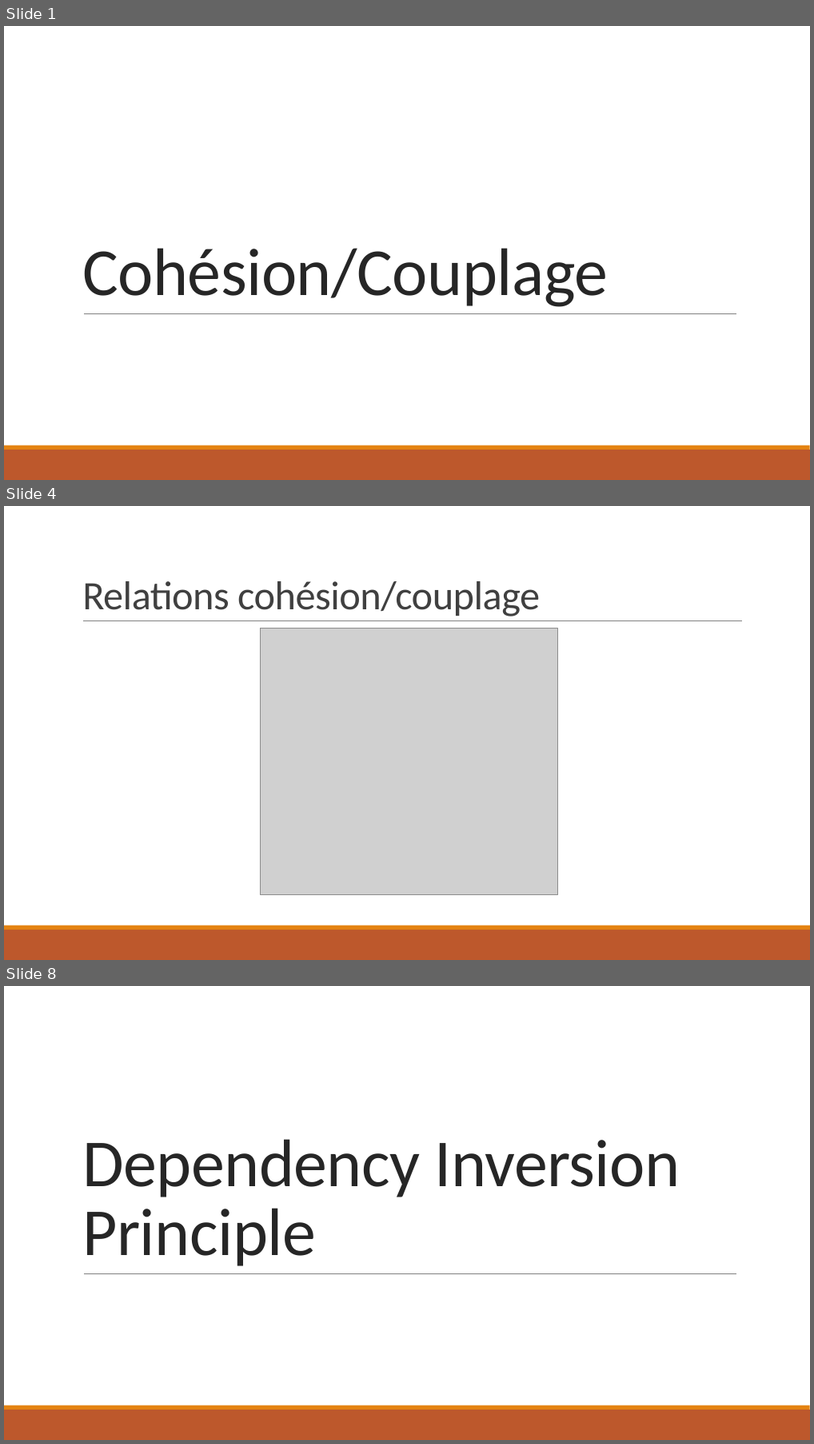
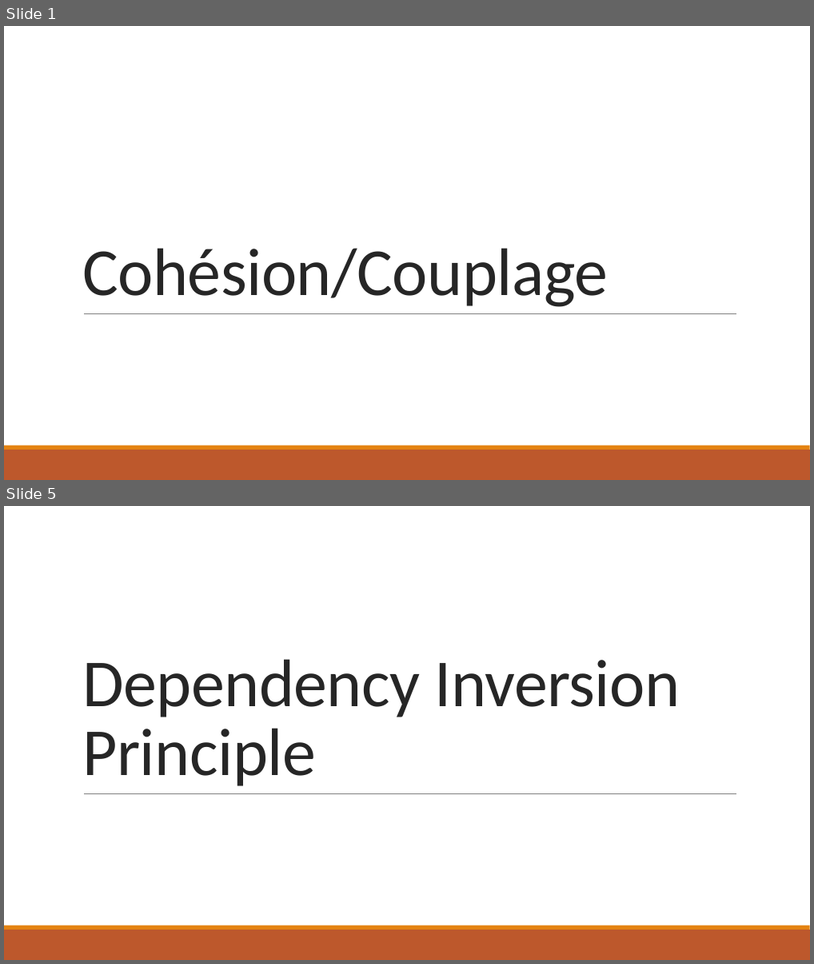
Before and after one commit to JeanFulbert/SolidPresentation, a slide deck: SOLID - 4 DIP.pptx. Shown one above the other, each under a label of ours: slides 1, 4 and 8 before the commit, slides 1 and 5 after it; the slides between them are not shown. The pictures are 814x1444 and 814x964 pixels, drawn with LibreOffice and Linux fonts; fonts in the diff are those of the drawing; grey boxes stand for pictures. Boxes give left, top, right and bottom in pixels: in the first picture for what was removed or moved away, otherwise in the second. Text is boxed around its words. In the diff, an @@ line names an element or a change of style, - is before the commit and + after.

```diff
--- a/SOLID - 4 DIP.pptx
+++ b/SOLID - 4 DIP.pptx
@@ slide 4 removed at bbox=[4, 506, 810, 960], background #FFFFFF; not listed: 2 template elements that a slide beside it also shows @@
@@ title removed at bbox=[82, 581, 540, 616] @@
-Relations cohésion/couplage
@@ line removed from (83, 621) to (742, 621) @@
@@ picture removed at bbox=[261, 628, 558, 894] @@
@@ what was slide 8 is now slide 5 @@
```
Also in this commit, not shown: 4 slides changed, 2 slides added, 4 other slides removed.
